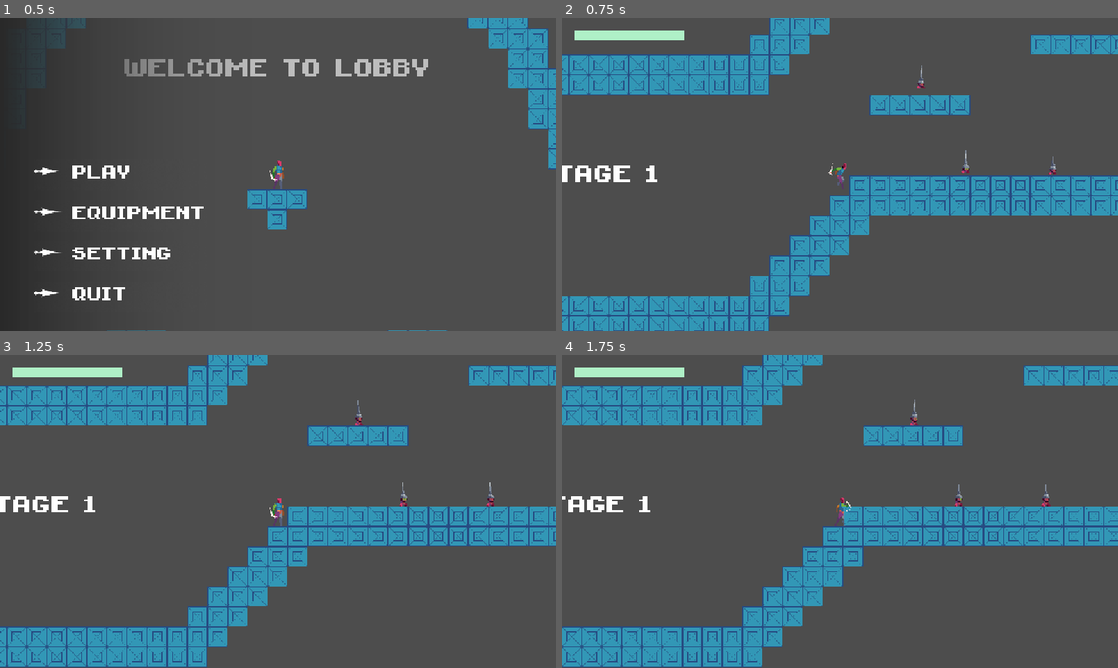
Above: before the commit, frames 1-4 (two rows, left to right).
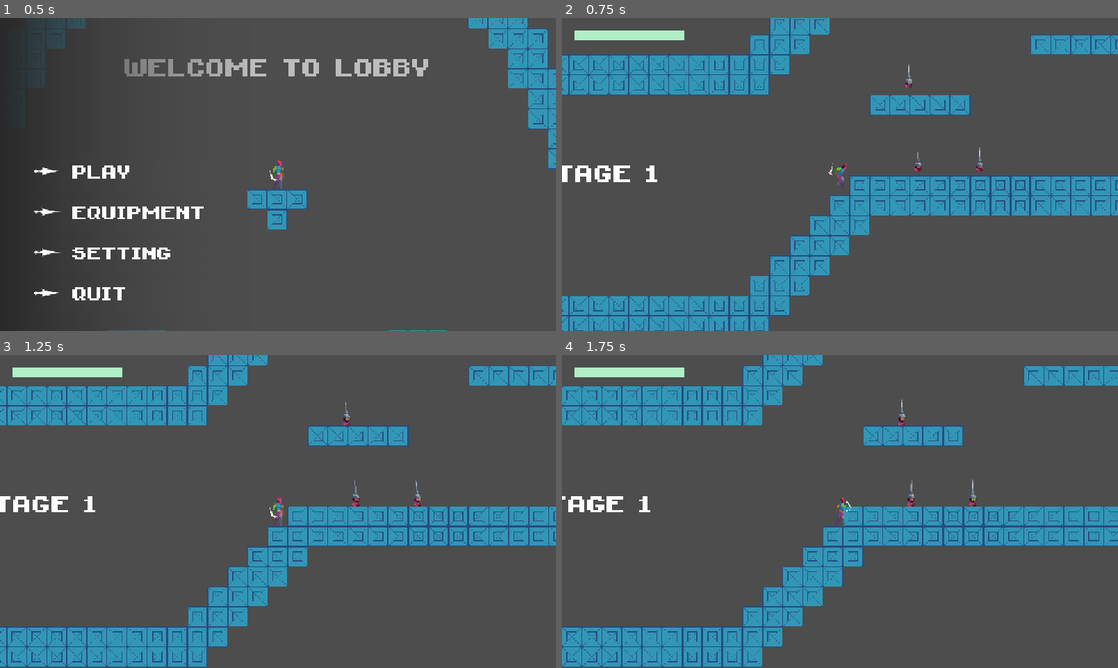
Above: after the commit, the same moments.

Repository: jbradlim08/MindBlade
Game: Godot game, scene res://scene/game/main_menu.tscn
Two runs of this game, one before a commit and one after it. Both use one fixed random seed, a clock stepped at 60 frames per second and the inputs below.
Inputs (mouse positions are in pixels of both pictures, inside the frame that each line leads up to):
- Up to frame 1 (0.5 s): no input
- Up to frame 2 (0.75 s): click (684, 174) at 0.5 s
- Up to frame 3 (1.25 s): no input
- Up to frame 4 (1.75 s): tap Enter at 1.25 s; move the mouse to (962, 495) at 1.27 s; hold D (right) from 1.28 s (still down); tap Space (dash) at 1.35 s; click (962, 495) at 1.42 s; tap W (jump) at 1.52 s

Frame 1 is identical in both runs. In frame 2, 0.2% of the frame differs, in the area x 61-89%, y 14-50%; in frame 3, 0.3%; in frame 4, 0.3%, in the area x 60-88%, y 14-49%.

Commit message:
Fix the HealthBar being flipped when the player flipped by updating in whenever player flip itself. Implement blink effect every time player fails to damage HeadKnife by using tween

Diff:
--- a/character/base_player.gd
+++ b/character/base_player.gd
@@ -15,6 +15,15 @@
 	DIE
 }
 
+@onready var sprite: Sprite2D = $Sprite2D
+@onready var anim: AnimationPlayer = $AnimationPlayer
+@onready var blades = $Blades.get_children()
+@onready var hitbox_col: CollisionShape2D = $Hitbox/HitboxCollision
+@onready var hurtbox_col: CollisionShape2D = $Hurtbox/HurtboxCollision
+@onready var wall_ground_detector: RayCast2D = $WallGroundDetector
+@onready var wall_air_detector: RayCast2D = $WallAirDetector
+@onready var wall_air_detector_2: RayCast2D = $WallAirDetector2
+
 @export var speed: float = 180.0
 @export var dash_speed: float = 500.0
 @export var jump_velocity: float = -280.0
@@ -23,15 +32,6 @@
 @export var max_jumps = 2
 @export var attack_cycle: int = 2
 @export var danger_tilemap: TileMapLayer
-
-@onready var sprite: Sprite2D = $Sprite2D
-@onready var anim: AnimationPlayer = $AnimationPlayer
-@onready var blades = $Blades.get_children()
-@onready var hitbox_col: CollisionShape2D = $Hitbox/HitboxCollision
-@onready var hurtbox_col: CollisionShape2D = $Hurtbox/HurtboxCollision
-@onready var wall_ground_detector: RayCast2D = $WallGroundDetector
-@onready var wall_air_detector: RayCast2D = $WallAirDetector
-@onready var wall_air_detector_2: RayCast2D = $WallAirDetector2
 
 var cur_state: PlayerState = PlayerState.IDLE
 var dir: float = 0.0
--- a/enemy/base_enemy.gd
+++ b/enemy/base_enemy.gd
@@ -6,6 +6,8 @@
 
 @onready var anim: AnimationPlayer = $AnimationPlayer
 #@onready var anim_tree: AnimationTree = $AnimationTree
+@onready var hitbox: Area2D = $Hitbox
+@onready var hurtbox: Area2D = $Hurtbox
 @onready var body_col: CollisionShape2D = $BodyCollision
 @onready var hitbox_col: CollisionPolygon2D = $Hitbox/HitboxCollision
 @onready var hurtbox_col: CollisionShape2D = $Hurtbox/HurtboxCollision
@@ -26,6 +28,7 @@
 	# check if this enemy is just exhibition in lobby
 
 func _physics_process(_delta: float) -> void:
+	#health_bar.global_position = global_position + health_bar._offset
 	pass
 
 #region HealthPoint
--- a/enemy/ground/headknife.gd
+++ b/enemy/ground/headknife.gd
@@ -52,6 +52,7 @@
 
 	move_and_slide()
 	call_deferred("check_detectors") # should be the last
+	super(delta)
 
 func apply_gravity(delta) -> void:
 	if not is_on_floor():
@@ -62,8 +63,10 @@
 		return
 	if dir > 0.0:
 		self.transform.x.x = 1.0
+		health_bar.scale.x = 1.0
 	elif dir < 0.0:
 		self.transform.x.x = -1.0
+		health_bar.scale.x = -1.0 # counter
 
 func update_player_detector() -> void:
 	player_detector.rotation = global_position.angle_to_point(player_ref.global_position) \
@@ -232,8 +235,6 @@
 	set_physics_process(false)
 	velocity.x = 0.0
 	health_bar.hide()
-	Utils.toggle_collision_shape(hurtbox_col, false)
-	Utils.toggle_collision_shape(body_col, false)
 
 	anim.play("die")
 	await anim.animation_finished
@@ -242,11 +243,20 @@
 # Auxiliary
 func to_player_dir() -> float:
 	return sign(global_position.x - player_ref.global_position.x)
+
+func blink() -> void:
+	var tween := create_tween()
+	tween.tween_property(sprite, "self_modulate", Color(5, 5, 5), 0.0)
+	tween.tween_property(sprite, "self_modulate", Color(1, 1, 1), 0.2)
 
 func take_damage(amount: int) -> void:
 	if can_hurt:
 		set_state(HKState.HURT)
 		super(amount)
+	else:
+		print('hit the shield')
+		blink()
+		health_bar.anim.play("blocked")
 
 func _on_attack_domain_body_entered(body: Node2D) -> void:
 	can_attack = true
@@ -260,6 +270,17 @@
 	if area.is_in_group("player_hurt"):
 		area.get_parent().take_damage(DataManager.get_headknife_dmg(),
 						  			  global_position)
+
+func _on_shield_area_entered(area: Area2D) -> void:
+	if area.is_in_group("blade_hit"):
+		resolve_shield_hit.call_deferred(area)
+
+func resolve_shield_hit(area: Area2D) -> void:
+	if (cur_state != HKState.HURT or cur_state != HKState.DIE) and \
+		not hurtbox.overlaps_area(area):
+		print('hit the shield')
+		blink()
+		health_bar.anim.play("blocked")
 
 func _on_patrol_timer_timeout() -> void:
 	if cur_state == HKState.IDLE:
--- a/enemy/ground/headknife.tscn
+++ b/enemy/ground/headknife.tscn
@@ -10,7 +10,7 @@
 
 [sub_resource type="CapsuleShape2D" id="CapsuleShape2D_kc6ms"]
 radius = 5.0
-height = 20.0
+height = 26.0
 
 [sub_resource type="Animation" id="Animation_f0ach"]
 length = 0.001
@@ -57,6 +57,30 @@
 tracks/3/interp = 1
 tracks/3/loop_wrap = true
 tracks/3/keys = {
+"times": PackedFloat32Array(0),
+"transitions": PackedFloat32Array(1),
+"update": 1,
+"values": [false]
+}
+tracks/4/type = "value"
+tracks/4/imported = false
+tracks/4/enabled = true
+tracks/4/path = NodePath("BodyCollision:disabled")
+tracks/4/interp = 1
+tracks/4/loop_wrap = true
+tracks/4/keys = {
+"times": PackedFloat32Array(0),
+"transitions": PackedFloat32Array(1),
+"update": 1,
+"values": [false]
+}
+tracks/5/type = "value"
+tracks/5/imported = false
+tracks/5/enabled = true
+tracks/5/path = NodePath("Hurtbox/HurtboxCollision:disabled")
+tracks/5/interp = 1
+tracks/5/loop_wrap = true
+tracks/5/keys = {
 "times": PackedFloat32Array(0),
 "transitions": PackedFloat32Array(1),
 "update": 1,
@@ -187,6 +211,54 @@
 "method": &"queue_free"
 }]
 }
+tracks/3/type = "value"
+tracks/3/imported = false
+tracks/3/enabled = true
+tracks/3/path = NodePath("Hitbox/HitboxCollision:disabled")
+tracks/3/interp = 1
+tracks/3/loop_wrap = true
+tracks/3/keys = {
+"times": PackedFloat32Array(0),
+"transitions": PackedFloat32Array(1),
+"update": 1,
+"values": [true]
+}
+tracks/4/type = "value"
+tracks/4/imported = false
+tracks/4/enabled = true
+tracks/4/path = NodePath("BodyCollision:disabled")
+tracks/4/interp = 1
+tracks/4/loop_wrap = true
+tracks/4/keys = {
+"times": PackedFloat32Array(0),
+"transitions": PackedFloat32Array(1),
+"update": 1,
+"values": [true]
+}
+tracks/5/type = "value"
+tracks/5/imported = false
+tracks/5/enabled = true
+tracks/5/path = NodePath("Hurtbox/HurtboxCollision:disabled")
+tracks/5/interp = 1
+tracks/5/loop_wrap = true
+tracks/5/keys = {
+"times": PackedFloat32Array(0),
+"transitions": PackedFloat32Array(1),
+"update": 1,
+"values": [true]
+}
+tracks/6/type = "value"
+tracks/6/imported = false
+tracks/6/enabled = true
+tracks/6/path = NodePath("Shield/ShieldCollision:disabled")
+tracks/6/interp = 1
+tracks/6/loop_wrap = true
+tracks/6/keys = {
+"times": PackedFloat32Array(0),
+"transitions": PackedFloat32Array(1),
+"update": 1,
+"values": [true]
+}
 
 [sub_resource type="Animation" id="Animation_y0lgr"]
 resource_name = "fall"
@@ -297,6 +369,18 @@
 "transitions": PackedFloat32Array(1),
 "update": 1,
 "values": [false]
+}
+tracks/3/type = "value"
+tracks/3/imported = false
+tracks/3/enabled = true
+tracks/3/path = NodePath("Hitbox/HitboxCollision:disabled")
+tracks/3/interp = 1
+tracks/3/loop_wrap = true
+tracks/3/keys = {
+"times": PackedFloat32Array(0),
+"transitions": PackedFloat32Array(1),
+"update": 1,
+"values": [true]
 }
 
 [sub_resource type="Animation" id="Animation_fj8b2"]
@@ -365,6 +449,7 @@
 disabled = true
 
 [node name="HurtboxCollision" parent="Hurtbox" index="0"]
+position = Vector2(0, -3)
 shape = SubResource("CapsuleShape2D_kc6ms")
 
 [node name="AnimationPlayer" parent="." index="5"]
@@ -374,7 +459,7 @@
 
 [node name="HealthBar" parent="." index="6"]
 _size = Vector2(40, 5)
-_position = Vector2(-20, -30)
+_offset = Vector2(-20, -30)
 
 [node name="PatrolTimer" type="Timer" parent="." index="7"]
 one_shot = true
@@ -441,5 +526,6 @@
 [connection signal="timeout" from="PatrolTimer" to="." method="_on_patrol_timer_timeout"]
 [connection signal="timeout" from="HurtTimer" to="." method="_on_hurt_timer_timeout"]
 [connection signal="timeout" from="ChargeTimer" to="." method="_on_charge_timer_timeout"]
+[connection signal="area_entered" from="Shield" to="." method="_on_shield_area_entered"]
 [connection signal="body_entered" from="AttackDomain" to="." method="_on_attack_domain_body_entered"]
 [connection signal="body_exited" from="AttackDomain" to="." method="_on_attack_domain_body_exited"]
--- a/scene/game/level.tscn
+++ b/scene/game/level.tscn
@@ -49,13 +49,13 @@
 label_settings = ExtResource("9_07p8p")
 
 [node name="HeadKnife" parent="." instance=ExtResource("8_kapys")]
-position = Vector2(952, 301)
+position = Vector2(974, 297)
 patrol_time = 2.5
 
 [node name="HeadKnife2" parent="." instance=ExtResource("8_kapys")]
-position = Vector2(1091, 303)
-patrol_time = 3.8
+position = Vector2(861, 164)
+patrol_time = 2.5
 
 [node name="HeadKnife3" parent="." instance=ExtResource("8_kapys")]
-position = Vector2(881, 166)
-patrol_time = 3.8
+position = Vector2(876, 297)
+patrol_time = 2.5
--- a/scene/ui/health_bar.tscn
+++ b/scene/ui/health_bar.tscn
@@ -1,13 +1,59 @@
-[gd_scene load_steps=4 format=3 uid="uid://c3a02ypcic3w3"]
+[gd_scene load_steps=7 format=3 uid="uid://c3a02ypcic3w3"]
 
 [ext_resource type="Texture2D" uid="uid://d1nqpml5m0xy0" path="res://asset/art/ui/square_shadow.png" id="1_c1bd2"]
 [ext_resource type="Script" uid="uid://8540v6dj52t2" path="res://script/health_bar.gd" id="1_ypsry"]
 [ext_resource type="Texture2D" uid="uid://dkxnubpi2wjdh" path="res://asset/art/ui/progress_ph.png" id="2_8038q"]
 
+[sub_resource type="Animation" id="Animation_m24ea"]
+resource_name = "reduced"
+step = 0.1
+tracks/0/type = "value"
+tracks/0/imported = false
+tracks/0/enabled = true
+tracks/0/path = NodePath(".:self_modulate")
+tracks/0/interp = 1
+tracks/0/loop_wrap = true
+tracks/0/keys = {
+"times": PackedFloat32Array(0, 0.02, 0.2, 1),
+"transitions": PackedFloat32Array(1, 1, 1, 1),
+"update": 0,
+"values": [Color(1, 1, 1, 1), Color(20, 20, 20, 0.636), Color(1, 1, 1, 1), Color(1, 1, 1, 1)]
+}
+
+[sub_resource type="Animation" id="Animation_v3lbe"]
+length = 0.001
+tracks/0/type = "value"
+tracks/0/imported = false
+tracks/0/enabled = true
+tracks/0/path = NodePath(".:self_modulate")
+tracks/0/interp = 1
+tracks/0/loop_wrap = true
+tracks/0/keys = {
+"times": PackedFloat32Array(0),
+"transitions": PackedFloat32Array(1),
+"update": 0,
+"values": [Color(1, 1, 1, 1)]
+}
+
+[sub_resource type="AnimationLibrary" id="AnimationLibrary_oppqp"]
+_data = {
+&"RESET": SubResource("Animation_v3lbe"),
+&"blocked": SubResource("Animation_m24ea")
+}
+
 [node name="HealthBar" type="TextureProgressBar"]
+offset_right = 100.0
+offset_bottom = 20.0
+pivot_offset = Vector2(50, 10)
 size_flags_horizontal = 0
 size_flags_vertical = 4
+value = 25.0
 nine_patch_stretch = true
 texture_under = ExtResource("1_c1bd2")
 texture_progress = ExtResource("2_8038q")
 script = ExtResource("1_ypsry")
+
+[node name="AnimationPlayer" type="AnimationPlayer" parent="."]
+libraries = {
+&"": SubResource("AnimationLibrary_oppqp")
+}
--- a/script/health_bar.gd
+++ b/script/health_bar.gd
@@ -8,10 +8,12 @@
 const COLOR_NORMAL: Color = Color("#33cc33")
 const COLOR_MAX: Color = Color("#baffd3")
 
+@onready var anim: AnimationPlayer = $AnimationPlayer
+
 @export var cur_hp: int = 0
 @export var max_hp: int = 100
 @export var _size: Vector2 = Vector2.ZERO
-@export var _position: Vector2 = Vector2.ZERO
+@export var _offset: Vector2 = Vector2.ZERO
 
 signal on_creature_die
 
@@ -38,7 +40,8 @@
 
 func set_size_and_position() -> void:
 	size = _size
-	position = _position
+	position += _offset
+	pivot_offset = Vector2(size.x / 2, size.y / 2)
 
 func set_hp(new_hp) -> void:
 	cur_hp = new_hp
